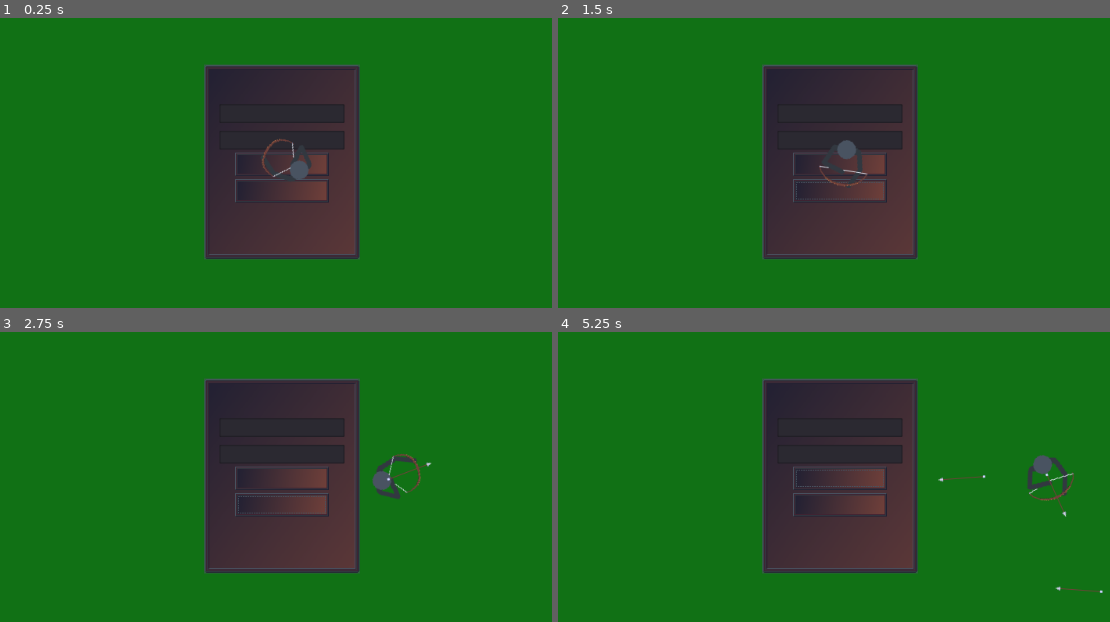
Above: before the commit, frames 1-4 (two rows, left to right).
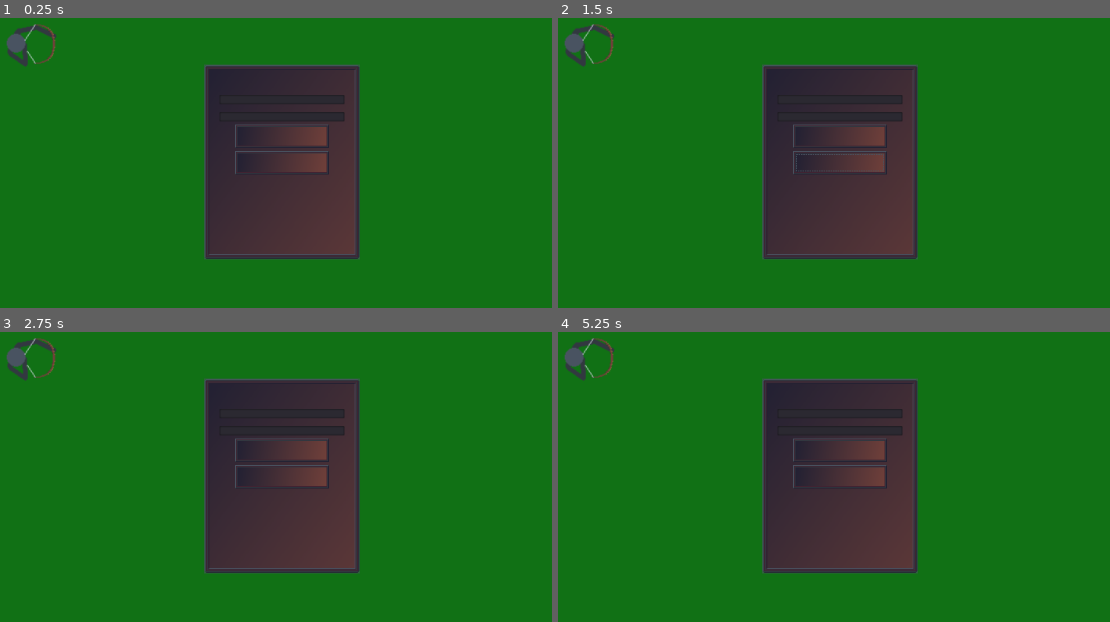
Above: after the commit, the same moments.

Repository: MichaelReel/Top-Down-Controls
Game: Godot game, scene res://scenes/main/SceneHandler.tscn
Same seed, same stepped clock (60 frames per second), same inputs: the game is played once before the commit and once after it.
Inputs (mouse positions are in pixels of both pictures, inside the frame that each line leads up to):
- Up to frame 1 (0.25 s): no input
- Up to frame 2 (1.5 s): click "Login" at 0.5 s; click "Register" at 1.25 s
- Up to frame 3 (2.75 s): tap Enter at 2 s; move the mouse to (458, 453) at 2.02 s; press the mouse at (458, 453) at 2.03 s; hold Right (ui_right) from 2.03 s (still down)
- Up to frame 4 (5.25 s): move the mouse to (679, 500) at 2.77 s; release Right (ui_right) at 2.78 s; release the mouse at (679, 500) at 2.78 s; hold Down (ui_down) 2.78-3.53 s; right-click (679, 500) at 2.85 s; move the mouse to (922, 372) at 3.52 s; press the mouse at (922, 372) at 3.53 s; hold Right (ui_right) 3.53-4.28 s; move the mouse to (800, 569) at 4.27 s; release the mouse at (800, 569) at 4.28 s; hold Up (ui_up) 4.28-5.03 s; right-click (800, 569) at 4.35 s; move the mouse to (1082, 546) at 5.02 s; press the mouse at (1082, 546) at 5.03 s; hold Left (ui_left) from 5.03 s (still down)

The runs differ from the first frame. In frame 1, 2.1% of the frame differs, in the area x 1-63%, y 2-64%; in frame 2, 2.1%; in frame 3, 2.4%; in frame 4, 2.6%, in the area x 1-99%, y 2-90%.

Commit message:
Tidied up login and some warns.

Diff:
--- a/scenes/main/LoginScreen.gd
+++ b/scenes/main/LoginScreen.gd
@@ -1,20 +1,24 @@
 extends Control
+
+signal login_completed
 
 onready var login_button = $Background/VBoxContainer/LoginButton
 onready var username_input = $Background/VBoxContainer/Username
 onready var password_input = $Background/VBoxContainer/Password
+onready var error_output = $ErrorMsg
 
 func _ready():
 	# Connect to the connection signals
-	Gateway.connect("login_reset", self, "_reset_login_button")
-	Gateway.connect("login_complete", self, "_disconnect_and_close")
+	var _ignore = Gateway.connect("login_reset", self, "_reset_login_button")
+	_ignore = Gateway.connect("login_failed", self, "_show_error_message")
+	_ignore = Gateway.connect("login_complete", self, "_disconnect_and_close")
 
 func _on_LoginButton_pressed():
 	var username = username_input.get_text()
 	var password = password_input.get_text()
 	if username == "" or password == "":
 		# Replace with some kind of GUI message:
-		print("Please provide valid userID and password")
+		error_output.set_text("Please provide valid userID and password")
 	else:
 		login_button.disabled = true
 		print("attempting to login")
@@ -26,4 +30,8 @@
 func _disconnect_and_close():
 	Gateway.disconnect("login_reset", self, "_reset_login_button")
 	Gateway.disconnect("login_complete", self, "_disconnect_and_close")
+	emit_signal("login_completed")
 	self.queue_free()
+
+func _show_error_message(message: String):
+	error_output.set_text(message)
--- a/scenes/main/LoginScreen.tscn
+++ b/scenes/main/LoginScreen.tscn
@@ -41,7 +41,7 @@
 anchor_right = 0.5
 anchor_bottom = 0.5
 margin_left = -80.0
-margin_top = -95.0
+margin_top = -107.0
 margin_right = 80.0
 margin_bottom = 95.0
 __meta__ = {
@@ -72,32 +72,33 @@
 [node name="Username" type="LineEdit" parent="Background/VBoxContainer"]
 margin_top = 61.0
 margin_right = 160.0
-margin_bottom = 85.0
+margin_bottom = 90.0
+custom_fonts/font = ExtResource( 6 )
 
 [node name="PasswordTitle" type="Label" parent="Background/VBoxContainer"]
-margin_top = 89.0
+margin_top = 94.0
 margin_right = 160.0
-margin_bottom = 108.0
+margin_bottom = 113.0
 custom_fonts/font = ExtResource( 6 )
 text = "Password"
 
 [node name="Password" type="LineEdit" parent="Background/VBoxContainer"]
-margin_top = 112.0
+margin_top = 117.0
 margin_right = 160.0
-margin_bottom = 136.0
+margin_bottom = 146.0
+custom_fonts/font = ExtResource( 6 )
 
 [node name="LoginButton" type="TextureButton" parent="Background/VBoxContainer"]
-margin_left = 19.0
-margin_top = 140.0
-margin_right = 139.0
-margin_bottom = 170.0
+margin_left = 20.0
+margin_top = 150.0
+margin_right = 140.0
+margin_bottom = 180.0
 rect_min_size = Vector2( 120, 30 )
 size_flags_horizontal = 4
 texture_normal = ExtResource( 2 )
 texture_pressed = ExtResource( 3 )
 texture_hover = ExtResource( 4 )
 texture_disabled = ExtResource( 3 )
-texture_focused = ExtResource( 4 )
 expand = true
 
 [node name="Label" type="Label" parent="Background/VBoxContainer/LoginButton"]
@@ -112,17 +113,16 @@
 }
 
 [node name="CreateAccountButton" type="TextureButton" parent="Background/VBoxContainer"]
-margin_left = 19.0
-margin_top = 174.0
-margin_right = 139.0
-margin_bottom = 204.0
+margin_left = 20.0
+margin_top = 184.0
+margin_right = 140.0
+margin_bottom = 214.0
 rect_min_size = Vector2( 120, 30 )
 size_flags_horizontal = 4
 texture_normal = ExtResource( 2 )
 texture_pressed = ExtResource( 3 )
 texture_hover = ExtResource( 4 )
 texture_disabled = ExtResource( 3 )
-texture_focused = ExtResource( 4 )
 expand = true
 
 [node name="Label" type="Label" parent="Background/VBoxContainer/CreateAccountButton"]
@@ -135,4 +135,15 @@
 __meta__ = {
 "_edit_use_anchors_": false
 }
+
+[node name="ErrorMsg" type="Label" parent="."]
+anchor_top = 1.0
+anchor_right = 1.0
+anchor_bottom = 1.0
+margin_top = -19.0
+custom_fonts/font = ExtResource( 6 )
+align = 1
+__meta__ = {
+"_edit_use_anchors_": false
+}
 [connection signal="pressed" from="Background/VBoxContainer/LoginButton" to="." method="_on_LoginButton_pressed"]
--- a/scenes/main/OneRoomTest.tscn
+++ b/scenes/main/OneRoomTest.tscn
@@ -20,7 +20,7 @@
 }
 
 [node name="PlayerControlledCharacter" parent="." instance=ExtResource( 1 )]
-position = Vector2( 518, 300 )
+position = Vector2( 190.62, 148.671 )
 Arrow = ExtResource( 2 )
 
 [node name="BoundaryColliders" type="Node2D" parent="."]
--- a/scenes/main/SceneHandler.gd
+++ b/scenes/main/SceneHandler.gd
@@ -4,7 +4,20 @@
 var login_screen = preload("res://scenes/main/LoginScreen.tscn")
 
 func _ready():
+	# Disable everything (except login) until login complete
+	Gateway.pause_mode = Node.PAUSE_MODE_PROCESS
+	Server.pause_mode = Node.PAUSE_MODE_PROCESS
+	get_tree().paused = true
+
+	# Add client display behind
 	var test_room = one_room_test.instance()
 	add_child(test_room)
+
+	# Create the login dialog and put it up front
 	var login = login_screen.instance()
+	login.pause_mode = Node.PAUSE_MODE_PROCESS
+	login.connect("login_completed", self, "_unpause")
 	add_child(login)
+
+func _unpause():
+	get_tree().paused = false
--- a/scenes/singletons/Gateway.gd
+++ b/scenes/singletons/Gateway.gd
@@ -1,6 +1,7 @@
 extends Node
 
 signal login_reset()
+signal login_failed(message)
 signal login_complete()
 
 var network : NetworkedMultiplayerENet
@@ -11,7 +12,7 @@
 var username : String
 var password : String
 
-func _process(delta):
+func _process(_delta):
 	if get_custom_multiplayer() == null:
 		return
 	if not custom_multiplayer.has_network_peer():
@@ -24,13 +25,13 @@
 	username = _username
 	password = _password
 	print("Attempting to create connection to gateway server")
-	network.create_client(ip, port)
+	var _ignore = network.create_client(ip, port)
 	set_custom_multiplayer(gateway_api)
 	custom_multiplayer.set_root_node(self)
 	custom_multiplayer.set_network_peer(network)
 
-	network.connect("connection_failed", self, "_on_connection_failed")
-	network.connect("connection_succeeded", self, "_on_connection_succeeded")
+	_ignore = network.connect("connection_failed", self, "_on_connection_failed")
+	_ignore = network.connect("connection_succeeded", self, "_on_connection_succeeded")
 
 func _on_connection_failed():
 	print("Failed to connect to gateway server")
@@ -48,14 +49,16 @@
 
 remote func return_login_request(results):
 	print("login results received")
-	if results == true:
+
+	# re-enable login button
+	emit_signal("login_reset")
+
+	# Return results to login dialog
+	if results == false:
+		emit_signal("login_failed", "Authentication failed. Please provide correct username and password")
+	else:
 		Server.connect_to_server()
-		# queue free the login screen
-		emit_signal("login_reset")
-	else:
-		print("Authentication failed. Please provide correct username and password")
-		# re-enable login button
-	emit_signal("login_complete")
+		emit_signal("login_complete")
 
 	network.disconnect("connection_failed", self, "_on_connection_failed")
 	network.disconnect("connection_succeeded", self, "_on_connection_succeeded")
--- a/scenes/singletons/Server.gd
+++ b/scenes/singletons/Server.gd
@@ -8,14 +8,14 @@
 var request_queue := {}
 
 func connect_to_server():
-	network.create_client(ip, port)
+	var _ignore = network.create_client(ip, port)
 	get_tree().set_network_peer(network)
 
 	print("Loading networking: " + str(network))
 
-	network.connect("connection_failed", self, "_on_connection_failed")
-	network.connect("connection_succeeded", self, "_on_connection_succeeded")
-	network.connect("server_disconnected", self, "_on_server_disconnected")
+	_ignore = network.connect("connection_failed", self, "_on_connection_failed")
+	_ignore = network.connect("connection_succeeded", self, "_on_connection_succeeded")
+	_ignore = network.connect("server_disconnected", self, "_on_server_disconnected")
 
 func _on_connection_failed():
 	print("Failed to connect")
@@ -40,4 +40,4 @@
 	var target : Object = request_queue[inst_id]["target"]
 	var method : String = request_queue[inst_id]["method"]
 	target.call(method, s_value)
-	request_queue.erase(inst_id)
+	var _ignore = request_queue.erase(inst_id)
--- a/scenes/support/PlayerControlledCharacter.gd
+++ b/scenes/support/PlayerControlledCharacter.gd
@@ -12,14 +12,14 @@
 var bow_loosed := false
 
 func _ready():
-	anim.connect("animation_finished", self, "_anim_done")
+	var _ignore = anim.connect("animation_finished", self, "_anim_done")
 
-func _physics_process(delta : float):
+func _physics_process(_delta : float):
 	var mouse = get_global_mouse_position();
 	var dir := _get_input_dir() * SPEED
 	var clicks = _get_input_clicks()
 
-	move_and_slide(dir)
+	var _ignore = move_and_slide(dir)
 	sprite.look_at(mouse)
 
 	# Rotate the sprite (but not the collision shape)
@@ -72,6 +72,5 @@
 	var arrow_transform = arrow.global_transform
 	ammo_slot.remove_child(arrow)
 	owner.add_child(arrow)
-	arrow.set_transform(sprite.global_transform)
-#	arrow.set_flying(true)
+	arrow.set_transform(arrow_transform)
 	arrow.flying = true
--- a/scenes/support/PlayerControlledCharacter.tscn
+++ b/scenes/support/PlayerControlledCharacter.tscn
@@ -6,8 +6,6 @@
 [ext_resource path="res://scenes/support/archer/archer_04.png" type="Texture" id=4]
 [ext_resource path="res://scenes/support/archer/archer_05.png" type="Texture" id=5]
 [ext_resource path="res://scenes/support/archer/archer_01.png" type="Texture" id=6]
-
-
 
 [sub_resource type="CapsuleShape2D" id=1]
 
@@ -43,7 +41,7 @@
 tracks/1/keys = {
 "times": PoolRealArray( 0, 0.3, 0.6 ),
 "transitions": PoolRealArray( 1, 1, 1 ),
-"update": 0,
+"update": 1,
 "values": [ Vector2( 36, 0 ), Vector2( 22, 0 ), Vector2( 18, 0 ) ]
 }
 
@@ -109,7 +107,6 @@
 shape = SubResource( 1 )
 
 [node name="AnimatedSprite" type="AnimatedSprite" parent="."]
-z_index = 2
 frames = SubResource( 2 )
 frame = 3
 
